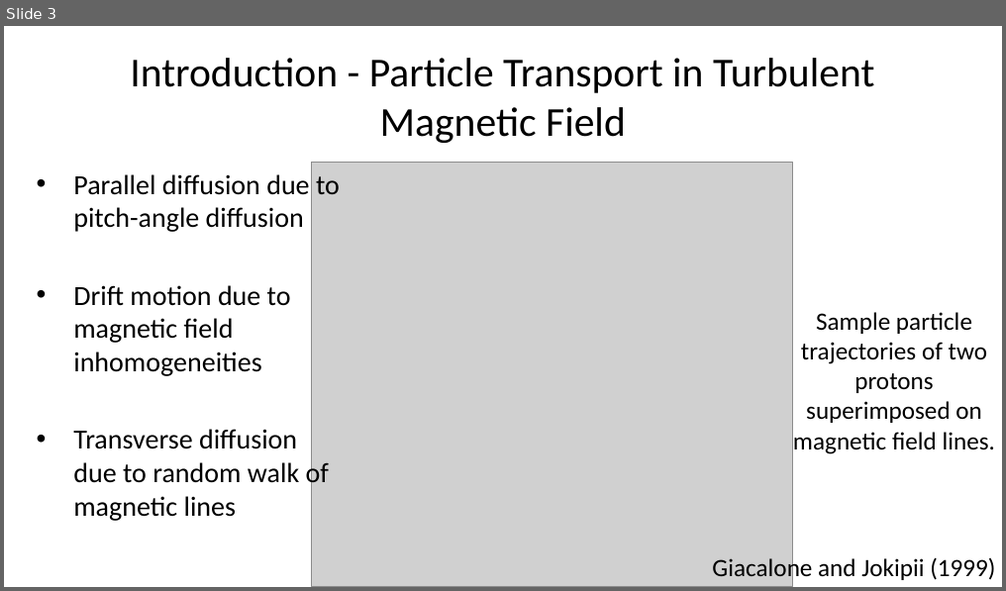
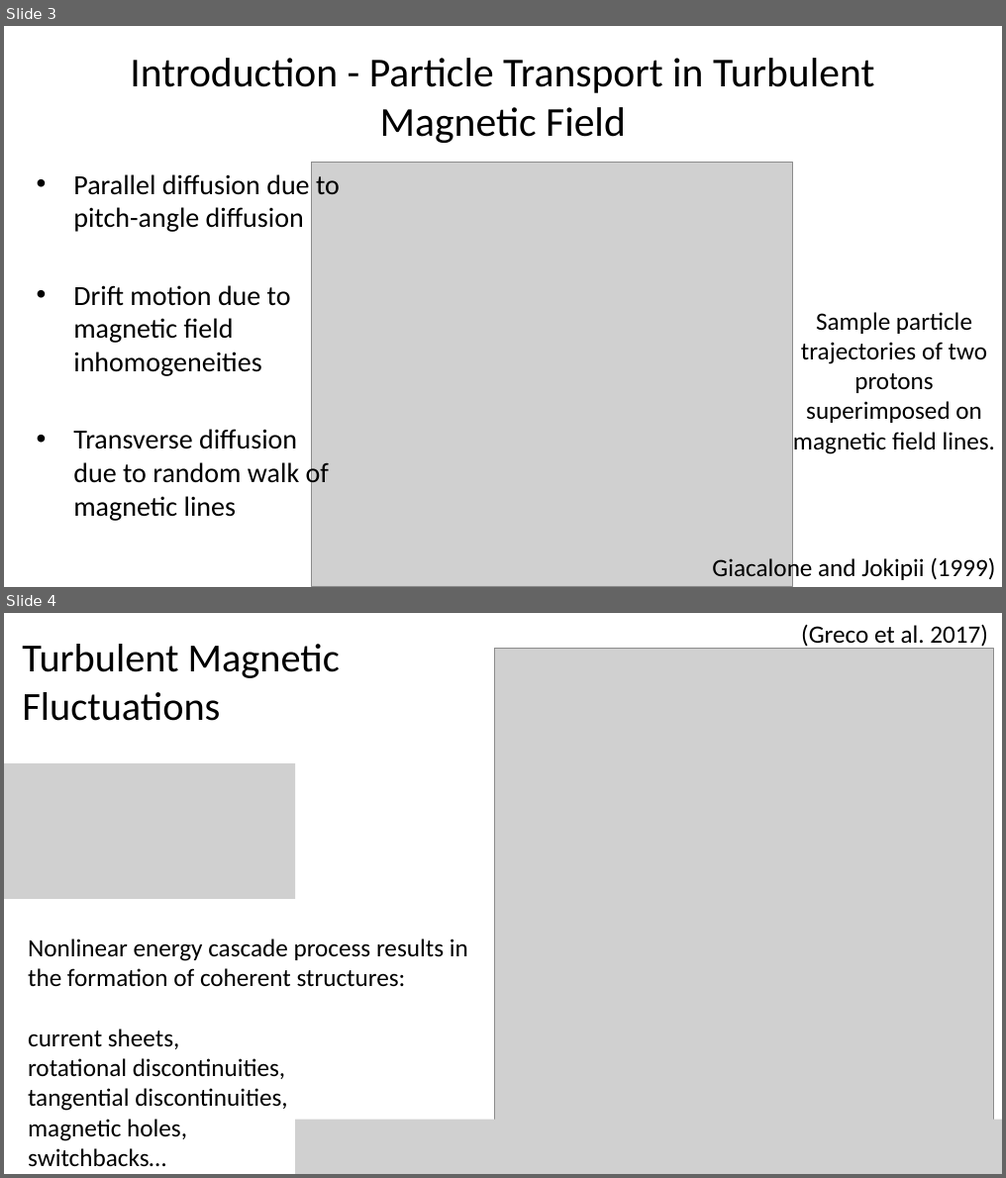
Before and after one commit to Beforerr/energetic_particles, a slide deck: presentations/SPHINX_2025-05-22.pptx. Shown one above the other, each under a label of ours: slide 3 before the commit, slides 3 and 4 after it. The pictures are 1006x591 and 1006x1178 pixels, drawn with LibreOffice and Linux fonts; fonts in the diff are those of the drawing; grey boxes stand for pictures. Boxes give left, top, right and bottom in pixels: in the first picture for what was removed or moved away, otherwise in the second. Text is boxed around its words. In the diff, an @@ line names an element or a change of style, - is before the commit and + after.

```diff
--- a/presentations/SPHINX_2025-05-22.pptx
+++ b/presentations/SPHINX_2025-05-22.pptx
@@ slide 4 added at [4, 613, 1002, 1174], background #FFFFFF @@
@@ text added at [801, 624, 988, 649], 18 pt, text #000000 @@
+(Greco et al. 2017)
@@ title added at [22, 644, 340, 721], 28.8 pt, text #000000 @@
+Turbulent Magnetic
+Fluctuations
@@ picture added at [495, 648, 994, 1124] @@
@@ picture added at [4, 763, 295, 899] @@
@@ text added at [28, 939, 468, 1167], 18 pt, text #000000 @@
+Nonlinear energy cascade process results in the formation of coherent structures:
+current sheets,
+rotational discontinuities,
+tangential discontinuities,
+magnetic holes,
+switchbacks…
@@ picture added at [295, 1120, 1002, 1174] @@
```
Also in this commit, not shown: 5 slides changed, 1 slide removed, 3 other files.
